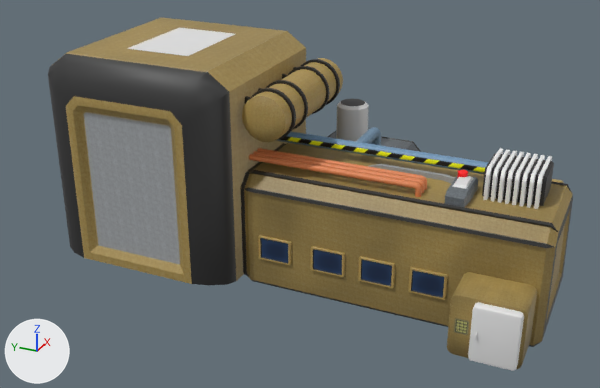
Two versions of the Blender file Assets/GroundAssemblyLine.blend, one commit apart.
The view is the same before and after, from a 50 mm lens placed at (-14.68, -5.31, 8.45), pointed at (-0.32, 1.15, 1.27). The axes (+X, +Y, +Z) are drawn at lower left. The lights are the same throughout.

Names of what the first picture shows: 'Cylinder', 'GroundAssemblyLine', 'GroundAssemblySpace', 'airlock', 'door', 'flagTransform', 'heatpipe', 'machinery', 'machinery-2', 'pipe', 'pipe.001', 'pipe.002', 'radiator', 'top-hatch', 'top-tank.004'.
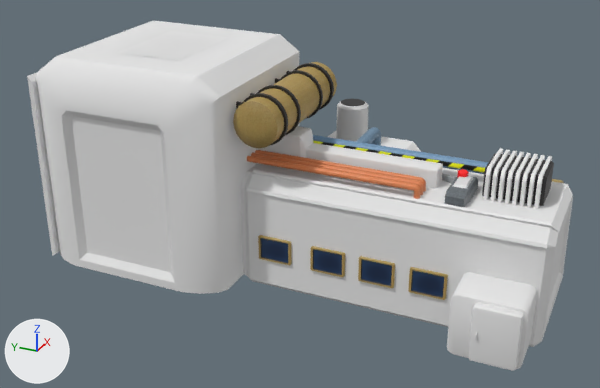
Where the newer file only moved an object's origin or applied its transform, the numbers keep the older frame.

The change, as a diff of the scene's bpy script:
```diff
--- a/Assets/GroundAssemblyLine.blend.py
+++ b/Assets/GroundAssemblyLine.blend.py
@@ me_cube_001 @@
 me_cube_001.from_pydata(...)  # 79 vertices, 92 faces; spans x -1.6..1.28, y -4.13..1.92, z -0.35..2.08
-me_cube_001.materials.append(mat_groundassemblyline_png)  # picture img_groundassemblyline_png
+me_cube_001.materials.append(mat_material)  # white #e7e7e7
@@ me_cube_004 @@
 # used by ob_groundassemblyspace; parent = ob_groundassemblyline; location = (0.351, 4.294, 1.95); rotation_euler = (0.0, 0.0, 1.571), in degrees (0, 0, 90)
-me_cube_004.from_pydata(...)  # 72 vertices, 61 faces; spans x -2.07..2.07, y -2.27..0.0, z -2.24..2.24
+me_cube_004.from_pydata(...)  # 77 vertices, 66 faces; spans x -2.07..2.07, y -2.27..0.0, z -2.24..2.24
+# me_cube_004 part 1: 56 faces spanning x -2.07..2.07, y -2.27..0.0, z -2.24..2.24 switch from mat_groundassemblyline_png (picture img_groundassemblyline_png) to mat_material (white #e7e7e7)
@@ me_cube_052 @@
 me_cube_052.from_pydata(...)  # 12 vertices, 9 faces; spans x 0.0..0.12, y -1.74..1.74, z -0.08..3.92
 # used by ob_side_hatch; parent = ob_groundassemblyspace; location = (1.949, -6.535, -0.0863)
+# me_cube_052 part 2: the whole mesh is moved by (0.0, 0.35, 0.0)
 me_cube_052.materials.append(mat_groundassemblyline_png)
@@ me_cube_050 @@
 me_cube_050.from_pydata(...)  # 18 vertices, 15 faces; spans x -0.09..3.56, y -1.74..1.74, z -0.33..0.12
-me_cube_050.materials.append(mat_groundassemblyline_png)  # picture img_groundassemblyline_png
+me_cube_050.materials.append(mat_material)  # white #e7e7e7
@@ me_cube_033 @@
 me_cube_033.from_pydata(...)  # 36 vertices, 25 faces; spans x -0.98..0.96, y 0.0..1.14, z -0.96..0.98
-me_cube_033.materials.append(mat_groundassemblyline_png)  # picture img_groundassemblyline_png
+me_cube_033.materials.append(mat_material)  # white #e7e7e7
@@ me_cube_002 @@
 me_cube_002.from_pydata(...)  # 40 vertices, 28 faces; spans x -0.443..0.428, y -0.66..0.0, z -0.615..0.615
-me_cube_002.materials.append(mat_groundassemblyline_png)  # picture img_groundassemblyline_png
+me_cube_002.materials.append(mat_material)  # white #e7e7e7
@@ ob_groundassemblyspace @@
 ob_groundassemblyspace.matrix_parent_inverse = Matrix(((1.0, 0.0, 0.0, -0.393), (0.0, 1.0, 0.0, -0.313), (0.0, 0.0, 1.0, -0.056), (0.0, 0.0, 0.0, 1.0)))
-ob_groundassemblyspace.location = (0.351, 4.294, 1.95)
+ob_groundassemblyspace.location = (0.0043, 4.294, 1.95)
 ob_groundassemblyspace.rotation_euler = (0.0, 0.0, 1.571)  # degrees (0, 0, 90)
@@ ob_pipe_002 @@
 ob_pipe_002.matrix_parent_inverse = Matrix(((1.0, 0.0, 0.0, -0.393), (0.0, 1.0, 0.0, -0.313), (0.0, 0.0, 1.0, -0.056), (0.0, 0.0, 0.0, 1.0)))
-ob_pipe_002.location = (-0.285, -1.251, 2.291)
+ob_pipe_002.location = (-0.374, -1.251, 2.291)
 ob_pipe_002.rotation_euler = (0.0, 0.0, -1.571)  # degrees (0, 0, -90)
@@ ob_pipe_001 @@
 ob_pipe_001.matrix_parent_inverse = Matrix(((1.0, 0.0, 0.0, -0.393), (0.0, 1.0, 0.0, -0.313), (0.0, 0.0, 1.0, -0.056), (0.0, 0.0, 0.0, 1.0)))
-ob_pipe_001.location = (-0.464, -1.251, 2.291)
+ob_pipe_001.location = (-0.553, -1.251, 2.291)
 ob_pipe_001.rotation_euler = (0.0, 0.0, -1.571)  # degrees (0, 0, -90)
@@ ob_pipe @@
 ob_pipe.matrix_parent_inverse = Matrix(((1.0, 0.0, 0.0, -0.393), (0.0, 1.0, 0.0, -0.313), (0.0, 0.0, 1.0, -0.056), (0.0, 0.0, 0.0, 1.0)))
-ob_pipe.location = (-0.643, -1.251, 2.291)
+ob_pipe.location = (-0.732, -1.251, 2.291)
 ob_pipe.rotation_euler = (0.0, 0.0, -1.571)  # degrees (0, 0, -90)
@@ ob_beam_sheath @@
+ob_beam_sheath = bpy.data.objects.new('beam-sheath', me_cube_009)  # 57 vertices, 44 faces; spans x -0.29..0.0, y -1.59..2.14, z -0.25..0.47; in mat_material (white #e7e7e7); modifiers MIRROR
+ob_beam_sheath.parent = ob_groundassemblyline
+ob_beam_sheath.location = (-0.39, -0.199, 2.214)
```

Changed parts and their boxes [x1, y1, x2, y2] in the pictures (600 x 388 px):
'GroundAssemblySpace', reshaped, moved
    before: [48, 31, 306, 285]
    after: [36, 34, 299, 294]
'GroundAssemblyLine', recoloured (brown to grey)
    both: [240, 143, 573, 347]
'top-hatch', recoloured, moved (brown to white)
    before: [51, 17, 285, 72]
    after: [40, 21, 279, 77]
'top-tank.004', moved
    before: [242, 58, 343, 142]
    after: [233, 62, 337, 148]
'airlock', recoloured (brown to white)
    both: [447, 272, 537, 369]
'beam-sheath', added
    after: [258, 126, 443, 188]
'flagTransform', moved
    before: [127, 27, 235, 56]
    after: [117, 31, 228, 60]
'side-hatch', mesh moved, reshaped (not visible before)
    after: [27, 72, 60, 256]
'pipe', moved
    before: [249, 154, 422, 197]
    after: [247, 156, 420, 199]
'pipe.001', moved
    before: [253, 151, 425, 193]
    after: [251, 153, 423, 195]
'pipe.002', moved
    before: [257, 148, 427, 190]
    after: [255, 150, 426, 192]
'machinery', recoloured (grey to white)
    both: [328, 130, 421, 152]
